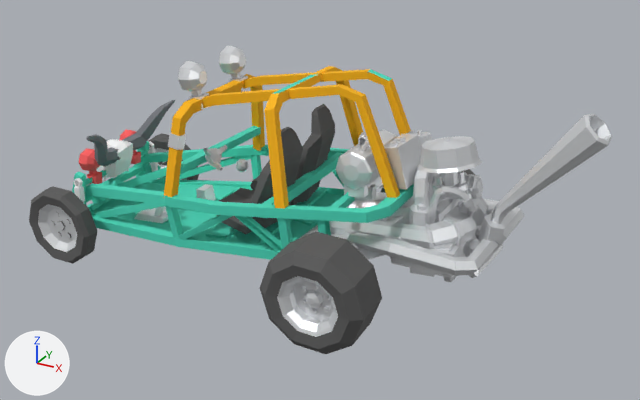
An edit to the glTF model public/models/cars/kaeferkraft.glb, drawn before and after from the same camera.
Both versions are drawn from a 50 mm lens placed at (2.8, -4.44, 2.23), pointed at (0.36, 0.01, 0.01). Every picture has the same lights, and +X, +Y and +Z are marked at lower left. The picture after the commit comes second. Vertices at exactly the same position are counted once.

The first picture shows 'group106279818', 'group1257496837', 'group1261661727', 'group1345467828', 'group1351783712', 'group1384551819', 'group1520824501', 'group1522625764', 'group1586929722', 'group1629640844', 'group1861233434', 'group195980357', 'group2059694420', 'group2069554521', 'group228842624', 'group237616497', 'group407306559', 'group547199951', 'group552694142', 'group610141389', 'group796512501' and 53 more.
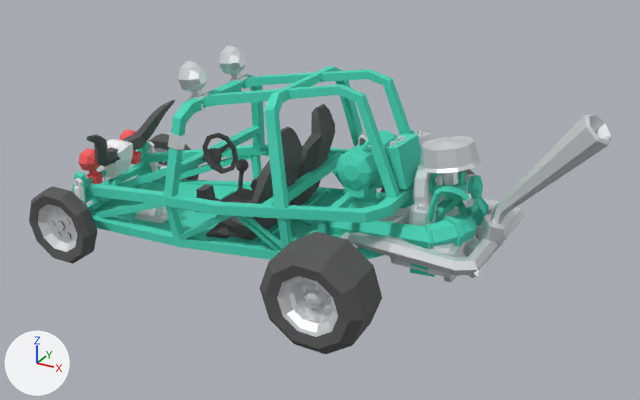
Pixel boxes (x1, y1, x2, y2) of what changed, in the pictures (640 x 400 px):
'group1522625764', recoloured
    both: (202, 84, 400, 198)
'group1384551819', recoloured
    both: (163, 74, 265, 198)
'group2059694420', recoloured (white to cyan)
    both: (335, 130, 397, 190)
'group1257496837', reshaped (48% wider, 62% taller)
    before: (204, 145, 228, 170)
    after: (202, 133, 238, 174)
'group106279818', recoloured (white to cyan)
    both: (348, 177, 383, 198)
'group1629640844', recoloured (darker)
    both: (196, 184, 216, 200)
'group1261661727', reshaped
    before: (236, 159, 249, 172)
    after: (236, 159, 249, 190)
'group547199951', recoloured (white to cyan)
    both: (344, 184, 377, 201)
'group1520824501', recoloured
    both: (357, 247, 384, 259)
'group796512501', recoloured
    both: (300, 192, 387, 238)
part 1 of me_mesh195980357, recoloured
    both: (243, 69, 411, 135)
part 2 of me_mesh237616497, recoloured
    both: (264, 66, 363, 209)
part 3 of me_mesh1351783712, recoloured (white to cyan)
    both: (331, 171, 489, 277)
part 4 of me_mesh1351783712, recoloured (white to cyan)
    both: (329, 220, 425, 242)
part 5 of me_mesh1351783712, recoloured (white to cyan)
    both: (349, 196, 414, 208)
part 6 of me_mesh1861233434, recoloured (white to cyan)
    both: (384, 134, 421, 189)
part 7 of me_mesh1261661727, added
    after: (237, 171, 244, 190)
part 8 of me_mesh1261661727, recoloured
    both: (236, 159, 249, 172)
part 9 of me_mesh1257496837, added
    after: (202, 133, 238, 174)
part 10 of me_mesh1257496837, recoloured (white to dark grey)
    both: (208, 145, 228, 168)

Diff of the bpy script that builds the scene:
```diff
--- a/public/models/cars/kaeferkraft.glb.py
+++ b/public/models/cars/kaeferkraft.glb.py
@@ me_mesh195980357 @@
 me_mesh195980357.from_pydata(...)  # 20 vertices, 36 faces; spans x -0.362..0.95, y 0.2..0.271, z 0.196..0.811
+# me_mesh195980357 part 1: all 34 faces that had it switch from mat_cageorange (yellow #ffb800) to mat_bodypaint (cyan #4bddc0)
@@ me_mesh1522625764 @@
 me_mesh1522625764.from_pydata(...)  # 20 vertices, 36 faces; spans x -0.358..0.975, y -0.246..-0.155, z 0.213..0.827
-me_mesh1522625764.materials.append(mat_cageorange)  # yellow #ffb800
+me_mesh1522625764.materials.append(mat_bodypaint)  # cyan #4bddc0
@@ me_mesh796512501 @@
 me_mesh796512501.from_pydata(...)  # 8 vertices, 10 faces; spans x 0.373..0.754, y -0.508..0.556, z -0.216..-0.066
-me_mesh796512501.materials.append(mat_chrome)  # white #edeff2
+me_mesh796512501.materials.append(mat_bodypaint)  # cyan #4bddc0
@@ me_mesh1629640844 @@
 me_mesh1629640844.from_pydata(...)  # 8 vertices, 12 faces; spans x -0.5582..-0.4755, y -0.0494..0.0668, z -0.2133..-0.0854
-me_mesh1629640844.materials.append(mat_chrome)  # white #edeff2
+me_mesh1629640844.materials.append(mat_dark)  # dark grey #5a5a5a
@@ me_mesh1520824501 @@
 me_mesh1520824501.from_pydata(...)  # 8 vertices, 10 faces; spans x 0.749..1.006, y -0.367..0.417, z -0.151..0.013
-me_mesh1520824501.materials.append(mat_chrome)  # white #edeff2
+me_mesh1520824501.materials.append(mat_bodypaint)  # cyan #4bddc0
@@ me_mesh106279818 @@
 me_mesh106279818.from_pydata(...)  # 8 vertices, 12 faces; spans x 0.655..0.77, y -0.204..0.185, z 0.154..0.283
-me_mesh106279818.materials.append(mat_chrome)  # white #edeff2
+me_mesh106279818.materials.append(mat_bodypaint)  # cyan #4bddc0
@@ me_mesh547199951 @@
 me_mesh547199951.from_pydata(...)  # 8 vertices, 12 faces; spans x 0.605..0.791, y -0.159..-0.089, z 0.113..0.233
-me_mesh547199951.materials.append(mat_chrome)  # white #edeff2
+me_mesh547199951.materials.append(mat_bodypaint)  # cyan #4bddc0
@@ me_mesh1384551819 @@
 me_mesh1384551819.from_pydata(...)  # 32 vertices, 56 faces; spans x -0.442..-0.309, y -0.527..0.545, z 0.043..0.637
-me_mesh1384551819.materials.append(mat_cageorange)  # yellow #ffb800
+me_mesh1384551819.materials.append(mat_bodypaint)  # cyan #4bddc0
@@ me_mesh237616497 @@
 me_mesh237616497.from_pydata(...)  # 32 vertices, 56 faces; spans x 0.207..0.424, y -0.525..0.575, z 0.136..0.771
+# me_mesh237616497 part 2: all 54 faces that had it switch from mat_cageorange (yellow #ffb800) to mat_bodypaint (cyan #4bddc0)
@@ me_mesh1351783712 @@
 me_mesh1351783712.from_pydata(...)  # 997 vertices, 1814 faces; spans x 0.46..2.04, y -0.45..0.45, z -0.19..0.8
+# me_mesh1351783712 part 3: 697 of the faces centred in x 0.89..1.41, y -0.33..0.35, z -0.18..0.4 switch from mat_chrome (white #edeff2) to mat_bodypaint (cyan #4bddc0)
+# me_mesh1351783712 part 4: 12 of the faces centred in x 0.48..0.74, y -0.23..-0.07, z -0.1..0.03 switch from mat_chrome (white #edeff2) to mat_bodypaint (cyan #4bddc0)
+# me_mesh1351783712 part 5: 12 of the faces centred in x 0.47..0.74, y 0.16..0.28, z -0.12..0.01 switch from mat_chrome (white #edeff2) to mat_bodypaint (cyan #4bddc0)
@@ me_mesh2059694420 @@
 me_mesh2059694420.from_pydata(...)  # 80 vertices, 156 faces; spans x 0.576..0.81, y -0.233..0.266, z 0.222..0.456
-me_mesh2059694420.materials.append(mat_chrome)  # white #edeff2
+me_mesh2059694420.materials.append(mat_bodypaint)  # cyan #4bddc0
@@ me_mesh1861233434 @@
 me_mesh1861233434.from_pydata(...)  # 32 vertices, 48 faces; spans x 0.827..1.001, y -0.129..0.153, z 0.237..0.5
+# me_mesh1861233434 part 6: 46 of the faces centred in x 0.842..0.975, y -0.127..0.151, z 0.245..0.494 switch from mat_chrome (white #edeff2) to mat_bodypaint (cyan #4bddc0)
@@ me_mesh1261661727 @@
-me_mesh1261661727.from_pydata(...)  # 98 vertices, 192 faces; spans x -0.2603..-0.1763, y -0.0294..0.054, z 0.0862..0.1698
+me_mesh1261661727.from_pydata(...)  # 110 vertices, 212 faces; spans x -0.3021..-0.1763, y -0.0294..0.054, z -0.1844..0.1698
+# me_mesh1261661727 part 7
+# 12 vertices are added at x -0.3021..-0.2094, y -0.008..0.0218, z -0.1844..0.1108
+# 20 new faces join them
+# me_mesh1261661727 part 8: 192 faces spanning x -0.2603..-0.1763, y -0.0294..0.054, z 0.0862..0.1698 switch from mat_chrome (white #edeff2) to mat_dark (dark grey #5a5a5a)
@@ me_mesh1257496837 @@
-me_mesh1257496837.from_pydata(...)  # 42 vertices, 62 faces; spans x -0.337..-0.206, y -0.281..-0.098, z 0.175..0.326
+me_mesh1257496837.from_pydata(...)  # 98 vertices, 176 faces; spans x -0.337..-0.15, y -0.334..-0.074, z 0.167..0.397
+# me_mesh1257496837 part 9: a new loose piece of 44 vertices spanning x -0.307..-0.15, y -0.334..-0.074, z 0.167..0.397, in mat_dark (dark grey #5a5a5a)
+# me_mesh1257496837 part 10: 62 faces spanning x -0.337..-0.206, y -0.281..-0.098, z 0.175..0.326 switch from mat_chrome (white #edeff2) to mat_dark (dark grey #5a5a5a)
+# other edits to the shape of me_mesh1257496837 do not show in these pictures
```
